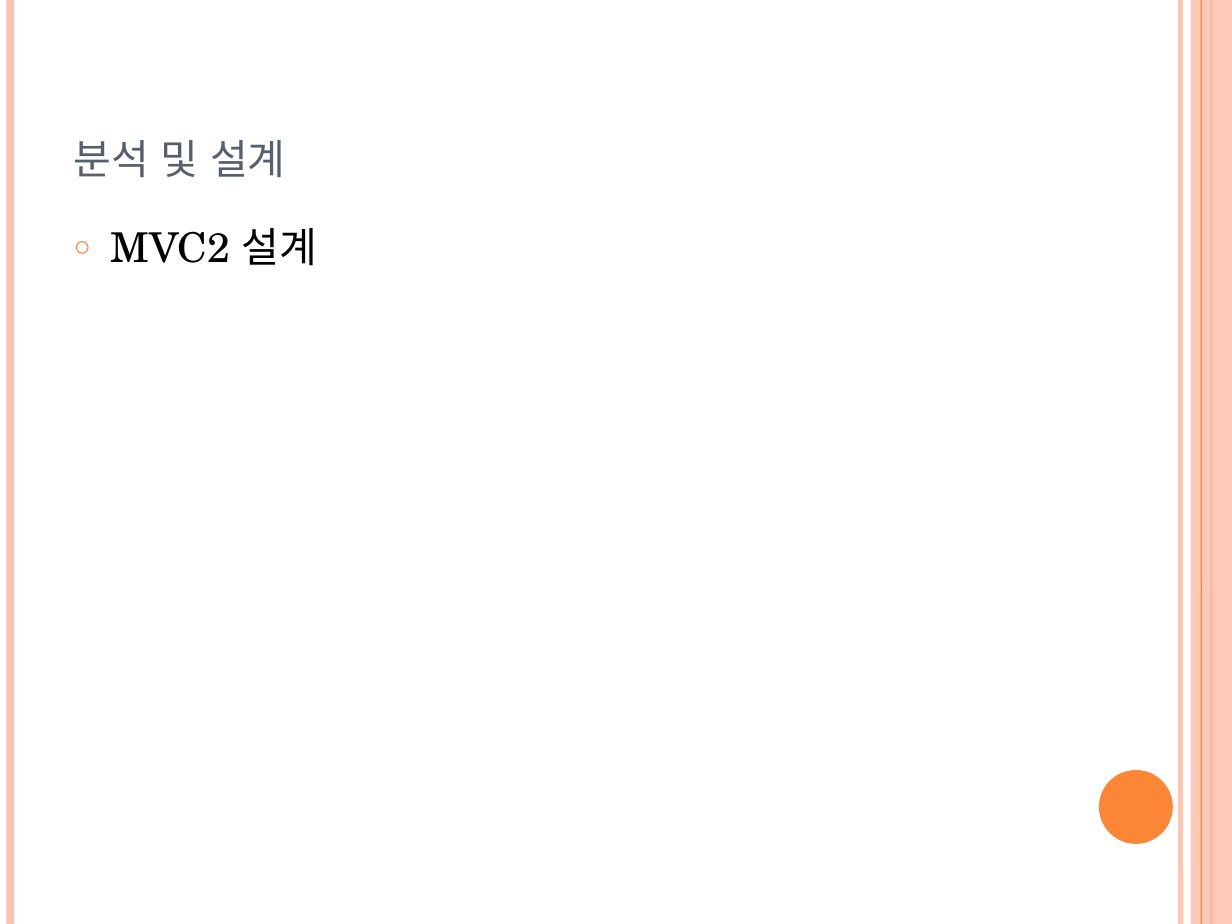
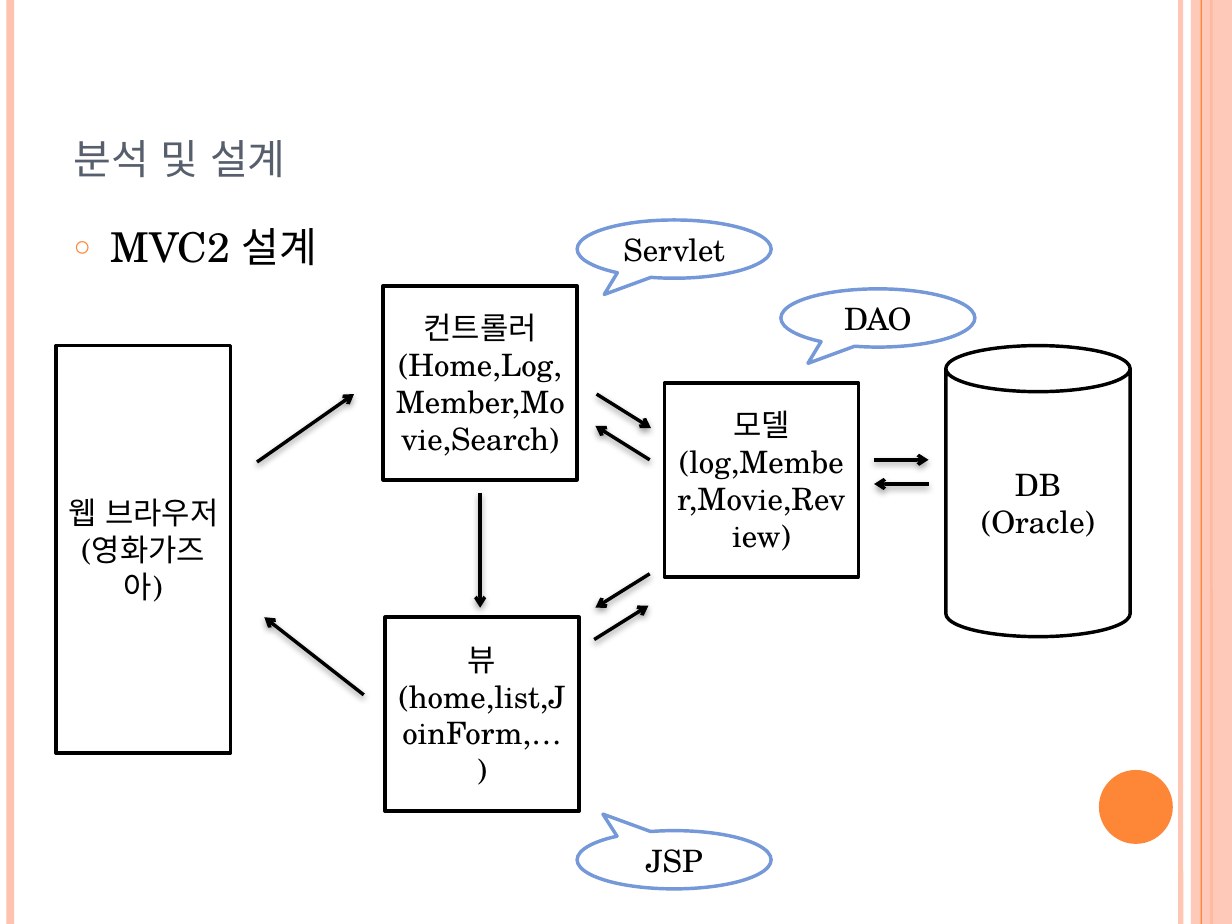
Before and after one commit to YJMovie/TeamProject, a slide deck: slide 9 of 영화소개 프로젝트.pptx (slide 7 before the commit). Drawn at 1232x924 pixels with LibreOffice and Linux fonts; fonts in the diff are those of the drawing. Boxes give left, top, right and bottom in pixels: in the first picture for what was removed or moved away, otherwise in the second. Text is boxed around its words. In the diff, an @@ line names an element or a change of style, - is before the commit and + after.

```diff
--- a/영화소개 프로젝트.pptx
+++ b/영화소개 프로젝트.pptx
@@ speech bubble added at <box>578,221,771,278</box>, fill #FFFFFF, outline #7598D9 2 pt, 18 pt, text #000000 @@
+Servlet
@@ rectangle added at <box>383,286,577,479</box>, fill #FFFFFF, outline #000000 2 pt, 18 pt, text #000000 @@
+컨트롤러
+(Home,Log,Member,Movie,Search)
@@ speech bubble added at <box>781,288,975,346</box>, fill #FFFFFF, outline #7598D9 2 pt, 18 pt, text #000000 @@
+DAO
@@ rectangle added at <box>55,346,230,754</box>, fill #FFFFFF, outline #000000 2 pt, 18 pt, text #000000 @@
+웹 브라우저
+(영화가즈아)
@@ cylinder added at <box>946,346,1131,637</box>, fill #FFFFFF, outline #000000 2 pt, 18 pt, text #000000 @@
+DB
+(Oracle)
@@ rectangle added at <box>664,383,857,577</box>, fill #FFFFFF, outline #000000 2 pt, 18 pt, text #000000 @@
+모델
+(log,Member,Movie,Review)
@@ arrow added from (257, 462) to (354, 394), #000000 2 pt @@
@@ arrow added from (596, 394) to (650, 428), #000000 2 pt @@
@@ arrow added from (649, 460) to (595, 426), #000000 2 pt @@
@@ arrow added from (875, 460) to (929, 460), #000000 2 pt @@
@@ arrow added from (480, 493) to (480, 607), #000000 2 pt @@
@@ arrow added from (929, 484) to (875, 484), #000000 2 pt @@
@@ arrow added from (649, 574) to (595, 607), #000000 2 pt @@
@@ arrow added from (363, 695) to (265, 617), #000000 2 pt @@
@@ rectangle added at <box>386,617,579,811</box>, fill #FFFFFF, outline #000000 2 pt, 18 pt, text #000000 @@
+뷰
+(home,list,JoinForm,…)
@@ arrow added from (594, 639) to (648, 606), #000000 2 pt @@
@@ speech bubble added at <box>578,830,771,888</box>, fill #FFFFFF, outline #7598D9 2 pt, 18 pt, text #000000 @@
+JSP
```
Also in this commit, not shown: 9 other slides changed, 5 slides added, 1 slide removed, 1 other file.
